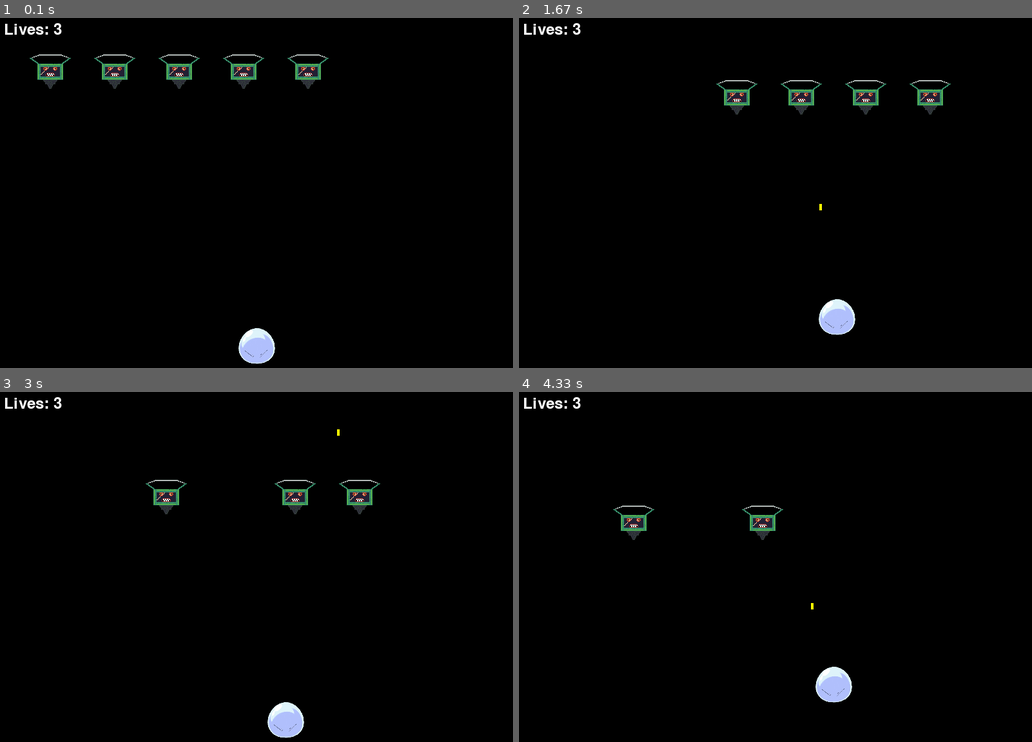
Above: before the commit, frames 1-4 (two rows, left to right).
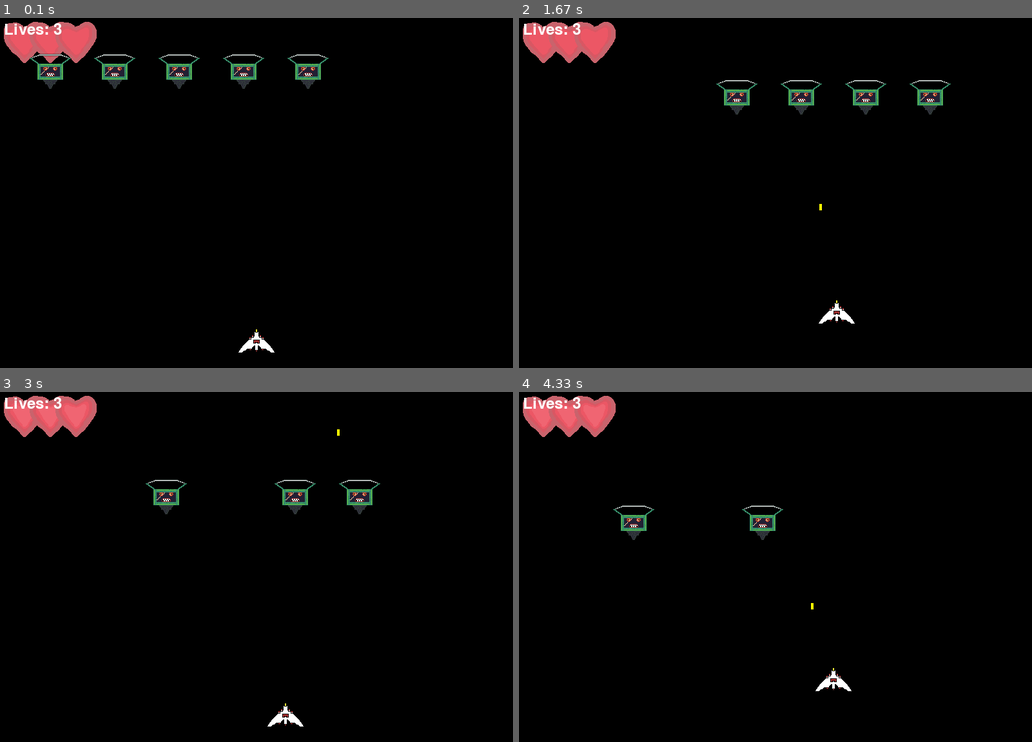
Above: after the commit, the same moments.

Repository: EvoGitH/Pygame-Space-Invader
Game: pygame game, started from Space-Invader-Game.py
Two runs of this game, one before a commit and one after it. Both use one fixed random seed, a clock stepped at 60 frames per second and the inputs below.
Inputs:
- Up to frame 1 (0.1 s): no input
- Up to frame 2 (1.67 s): tap Space at 0.33, 0.73, 1.03, 1.23, 1.57 s; hold Right 0.67-1.13 s; hold Up 1.17-1.47 s; hold Right from 1.5 s (still down)
- Up to frame 3 (3 s): tap Space at 1.87, 2.07, 2.37, 2.63, 2.97 s; release Right at 1.97 s; hold Left 2-2.53 s; hold Down 2.57-2.87 s; hold Left from 2.9 s (still down)
- Up to frame 4 (4.33 s): tap Space at 3.27, 3.4, 3.8, 4.1 s; release Left at 3.3 s; hold Up 3.33-3.7 s; hold Right from 3.73 s (still down)

The runs differ from the first frame. In frame 1, 2.1% of the frame differs, in the area x 0-54%, y 1-99%; in frame 2, 2.1%, in the area x 0-66%, y 1-91%; in frame 3, 2.1%; in frame 4, 2.1%.

Commit message:
Update Space-Invader-Game.py
change code to reflect some asset updates, namely player image

Diff:
--- a/Space-Invader-Game.py
+++ b/Space-Invader-Game.py
@@ -3,24 +3,22 @@
 # Initialize the pygame module
 pygame.init()
 
-# Creates the display/screen, size position is width (X) then height (Y)
+############################################################
+# Creates the display/screen, size position is width (X, Left to Right) then height (Y, Top to Bottom)
 screenX = 800
 screenY = 600
 screen = pygame.display.set_mode((screenX, screenY))
 clock = pygame.time.Clock()
 
+############################################################
 # Title and Icon
 pygame.display.set_caption("Slime Invaders")
-icon = pygame.image.load('Game Assets\Slime.png')
+icon = pygame.image.load('Game Assets\Ship.png')
 pygame.display.set_icon(icon)
 
+############################################################
 # Image assets
-playerimg = pygame.image.load('Game Assets\Slime.png')
-# Scaling image size as it's over 64x64
-img_width = 64
-img_height = 64
-img_size = (img_width, img_height)
-img_scaled = pygame.transform.scale(playerimg, img_size)
+playerimg = pygame.image.load('Game Assets\Ship.png')
 alienimg = pygame.image.load('Game Assets\Alien.png')
 
 # Setting a set pixel size for assets
@@ -65,10 +63,20 @@
 alien_direction = 1
 
 ############################################################
+# Heart Health *animation* asset.
+heart1 = pygame.image.load("Game Assets/heart1.png").convert_alpha()
+heart2 = pygame.image.load("Game Assets/heart2.png").convert_alpha()
+
+heart_images = [heart1, heart2]
+heart_frame = 0
+heart_animation_timer = 0
+heart_animation_speed = 250
+
+############################################################
 
 # Function is created using .blit() to draw player images on top of window.
 def player(x, y):
-    screen.blit(img_scaled, (x, y))
+    screen.blit(playerimg, (x, y))
 
 ############################################################
 #######----------------Main Loop Code----------------#######
@@ -104,16 +112,21 @@
     player_rect = pygame.Rect(playerX, playerY, iconX, iconY) # Creating Collision detection between Alien & Player
     dt = clock.tick(60) / 1000 # Using clock to make sure the game is running properly on a certain amount of FPS
     screen.fill('black') #Creates the background colour
-
-############################################################
-
     for event in pygame.event.get():
         if event.type == pygame.QUIT:
             running = False
 
 ############################################################
-
-    # Movement for player based on Keys pressed W,A,S,D/Up,Left,Down,Right or arrow keys.
+    # Heart Animation:
+    heart_animation_timer += dt * 1000
+    if heart_animation_timer >= heart_animation_speed:
+        heart_animation_timer = 0
+        heart_frame = (heart_frame + 1) % len(heart_images)
+    for i in range(player_lives):
+        screen.blit(heart_images[heart_frame], (10 + i * 40, 10))
+
+############################################################
+    # Movement for player based on Keys pressed W,A,S,D/Up,Left,Down,Right or arrow keys, might change to mouse position in future.
     keys = pygame.key.get_pressed()
 
     if keys[pygame.K_LEFT] or keys[pygame.K_a]:
@@ -192,8 +205,8 @@
     playerY = max(350, min(playerY, screenY - iconY))
 
 ############################################################
-
     # Shooting Mechanics/ Fire bullet
+
     if keys[pygame.K_SPACE] and not bullet_active:
         bullet_rect = pygame.Rect(playerX + iconX//2 - 2, playerY, 4, 10)
         bullet_active = True
@@ -216,7 +229,6 @@
                 break
 
 ############################################################
-
     # Player collision with aliens
     for alien in aliens[:]:
         if player_rect.colliderect(alien):
@@ -226,7 +238,6 @@
                 running = False
 
 ############################################################
-
     # Render lives
     lives_text = font.render(f"Lives: {player_lives}", True, (255, 255, 255))
     screen.blit(lives_text, (10, 10))
